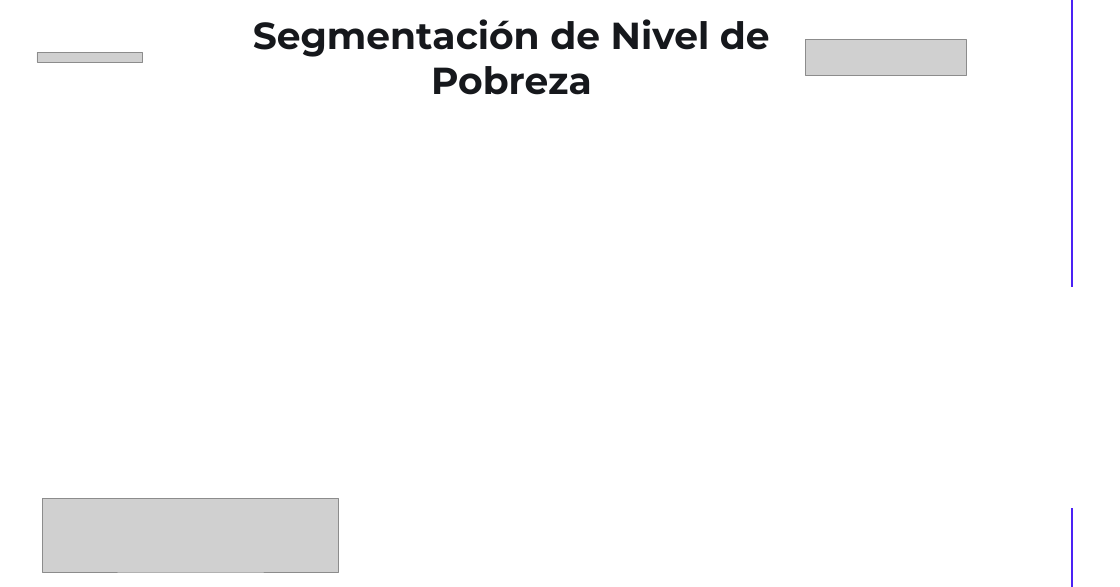
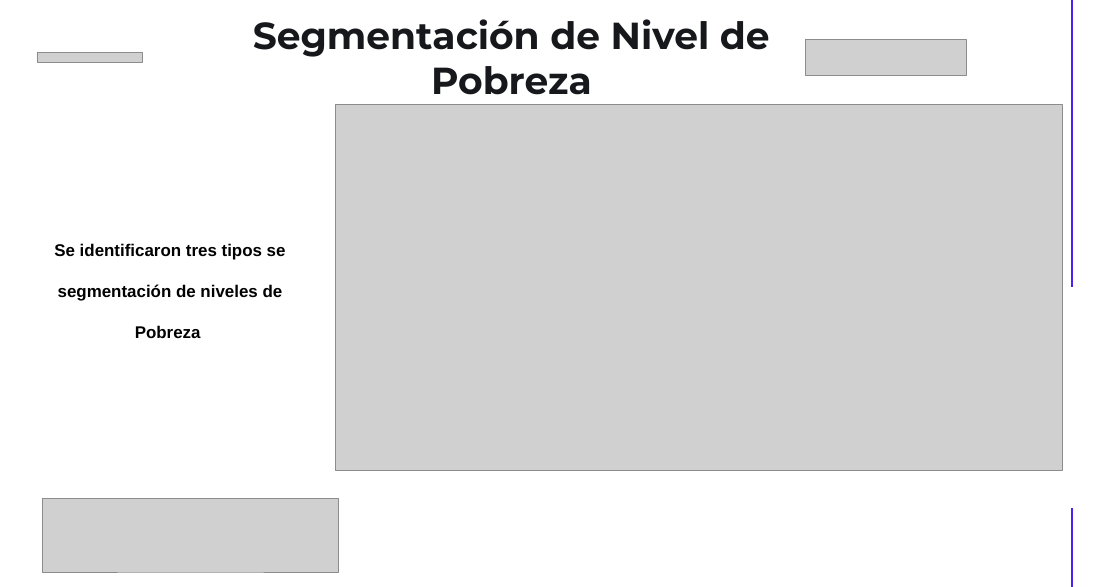
Before and after one commit to Gaby17mx/Proyecto_Bedu_DA, a slide deck: slide 13 of Gabriela_Rodriguez_Ruiz.pptx (slide 14 before the commit). Drawn at 1120x587 pixels with LibreOffice and Linux fonts; fonts in the diff are those of the drawing; grey boxes stand for pictures. Boxes give left, top, right and bottom in pixels: in the first picture for what was removed or moved away, otherwise in the second. Text is boxed around its words. In the diff, an @@ line names an element or a change of style, - is before the commit and + after.

```diff
--- a/Gabriela_Rodriguez_Ruiz.pptx
+++ b/Gabriela_Rodriguez_Ruiz.pptx
@@ picture added at <box>336,104,1062,471</box> @@
@@ text added at <box>54,243,286,338</box>, 18 pt, text #000000, bold @@
+Se identificaron tres tipos se segmentación de niveles de Pobreza
```
Also in this commit, not shown: 5 other slides changed, 1 slide removed.
